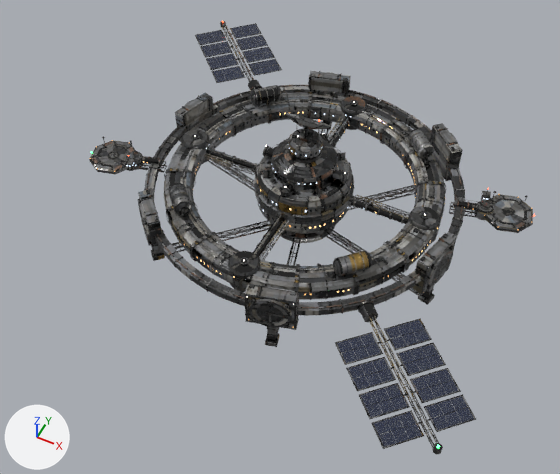
The Blender file blender/station_home.blend: old version first, new version second.
Camera for both pictures: a 50 mm lens placed at (65.5, -146.6, 156.7), pointed at (-3.3, -9.0, -15.2). The lights are fixed; the arrows at lower left show +X, +Y and +Z. The older version comes first.

In view in the first picture: 'station_bays', 'station_core', 'station_docks', 'station_ring', 'station_solar'.
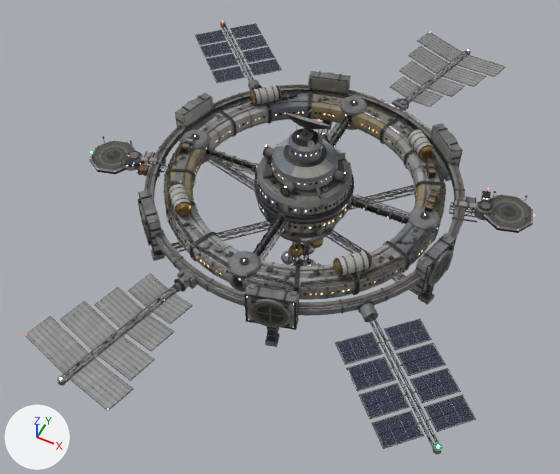
What differs and where, as boxes [x1, y1, x2, y2] in the pictures (560 x 474 px):
'station_radiators', added
    after: [25, 32, 506, 411]
    faces in mat_station_hull: [25, 32, 505, 411]
'station_core', reshaped
    before: [254, 109, 354, 235]
    after: [254, 109, 354, 266]
part 1 of me_station_core, added
    after: [281, 239, 323, 266]
part 2 of me_station_core, built on
    before: [295, 136, 327, 189]
    after: [257, 136, 352, 232]
part 3 of me_station_core, surface changed
    both: [254, 109, 354, 235]
part 4 of me_station_ring, built on
    after: [164, 90, 445, 295]
part 5 of me_station_ring, surface changed
    both: [163, 85, 446, 300]
part 6 of me_station_docks, added
    after: [138, 151, 166, 178]
part 7 of me_station_docks, built on
    after: [453, 196, 476, 219]
part 8 of me_station_docks, surface changed
    both: [89, 140, 533, 233]
part 9 of me_station_bays, added
    after: [149, 87, 460, 306]
part 10 of me_station_bays, surface changed
    both: [137, 71, 465, 347]

The change, as a list of edits to the scene's bpy script:
```text
Change me_station_core:
    used by ob_station_core; parent = ob_station_home; location = (0.0, 0.0, 0.0)
    remove me_station_core.from_pydata(...)  # 5260 vertices, 3701 faces; spans x -14.3..14.3, y -14.3..14.3, z -19.0..26.9
    add me_station_core.from_pydata(...)  # 7228 vertices, 5278 faces; spans x -14.3..14.3, y -14.3..14.3, z -45.6..26.9
    me_station_core part 1: 1420 vertices added at x -6.0..6.0, y -6.6..6.6, z -45.6..-18.5
    me_station_core part 2: 18 vertices moved within x -3.4..8.4, y -7.7..5.1, z 7.1..22.0; 11 vertices removed from x 5.1..9.1, y -7.7..-5.0, z 7.1..9.5; 627 vertices added at x -14.3..14.3, y -13.6..13.7, z -5.5..15.7
    me_station_core part 3: 3037 kept faces spanning x -14.3..14.3, y -14.3..14.3, z -18.4..26.9 get new texture (UV) coordinates
    other edits to the shape of me_station_core do not show in these pictures
Change me_station_ring:
    used by ob_station_ring; parent = ob_station_home; location = (0.0, 0.0, 0.0)
    remove me_station_ring.from_pydata(...)  # 9768 vertices, 6045 faces; spans x -40.5..40.5, y -40.5..40.5, z -3.9..8.1
    add me_station_ring.from_pydata(...)  # 15976 vertices, 10278 faces; spans x -40.5..40.5, y -40.5..40.5, z -5.0..8.1
    me_station_ring part 4: 16 vertices moved within x -37.1..38.3, y -34.9..40.1, z 0.1..2.2; 20 vertices removed from x -37.1..38.3, y -35.4..12.1, z 0.1..2.2; 6284 vertices added at x -40.1..40.0, y -40.2..40.2, z -5.0..5.2
    me_station_ring part 5: 5310 kept faces spanning x -40.5..40.5, y -40.5..40.5, z -3.9..8.1 get new texture (UV) coordinates
    other edits to the shape of me_station_ring do not show in these pictures
Change me_station_docks:
    used by ob_station_docks; parent = ob_station_home; location = (0.0, 0.0, 0.0)
    remove me_station_docks.from_pydata(...)  # 1940 vertices, 1193 faces; spans x -62.7..62.7, y -22.0..22.0, z -3.6..5.1
    add me_station_docks.from_pydata(...)  # 2304 vertices, 1524 faces; spans x -62.7..62.7, y -22.0..22.0, z -3.6..5.1
    me_station_docks part 6: 208 vertices added at x -48.1..-40.3, y -16.5..-7.2, z -1.8..1.2
    me_station_docks part 7: 6 vertices moved within x 44.0..46.2, y 10.7..13.5, z 0.7..1.2; 4 vertices removed from x 44.0..44.4, y 10.7..10.8, z 0.7..1.2; 144 vertices added at x 40.3..46.6, y 7.2..16.5, z -1.8..0.6
    me_station_docks part 8: 908 kept faces spanning x -62.7..62.7, y -22.0..22.0, z -3.6..5.0 get new texture (UV) coordinates
    other edits to the shape of me_station_docks do not show in these pictures
Change me_station_bays:
    used by ob_station_bays; parent = ob_station_home; location = (0.0, 0.0, 0.0)
    remove me_station_bays.from_pydata(...)  # 5856 vertices, 4458 faces; spans x -46.8..46.8, y -46.8..46.8, z -15.0..6.1
    add me_station_bays.from_pydata(...)  # 6816 vertices, 4938 faces; spans x -46.8..46.8, y -46.8..46.8, z -15.0..6.1
    me_station_bays part 9: 960 vertices added at x -44.4..44.4, y -44.4..44.4, z -1.3..1.3
    me_station_bays part 10: 4230 kept faces spanning x -46.8..46.8, y -46.8..46.8, z -15.0..6.1 get new texture (UV) coordinates
Add ob_station_radiators:
    ob_station_radiators = bpy.data.objects.new('station_radiators', me_station_radiators)  # 2488 vertices, 1696 faces; spans x -37.0..37.0, y -86.0..86.0, z -2.0..2.0; in mat_station_nav_white (dark grey #302f2c, glowing white #fffcf6), mat_station_nav_red (dark grey #302f2c, glowing red #ff5030), mat_station_nav_green (dark grey #302f2c, glowing green #50ff81)
    ob_station_radiators.parent = ob_station_home
    ob_station_radiators.location = (0.0, 0.0, 0.0)
```
